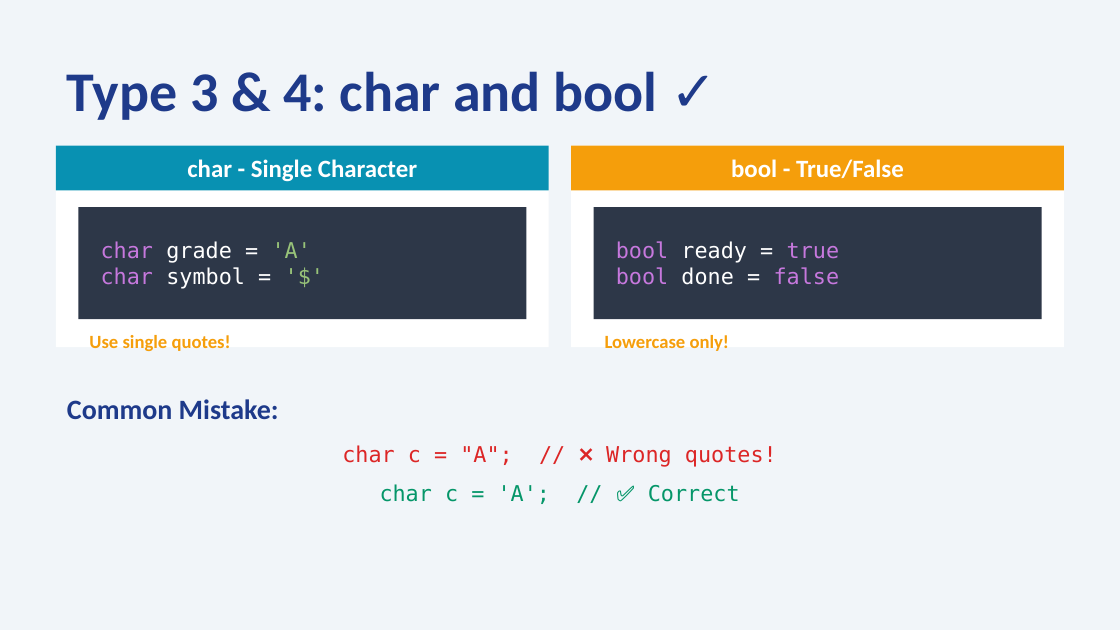
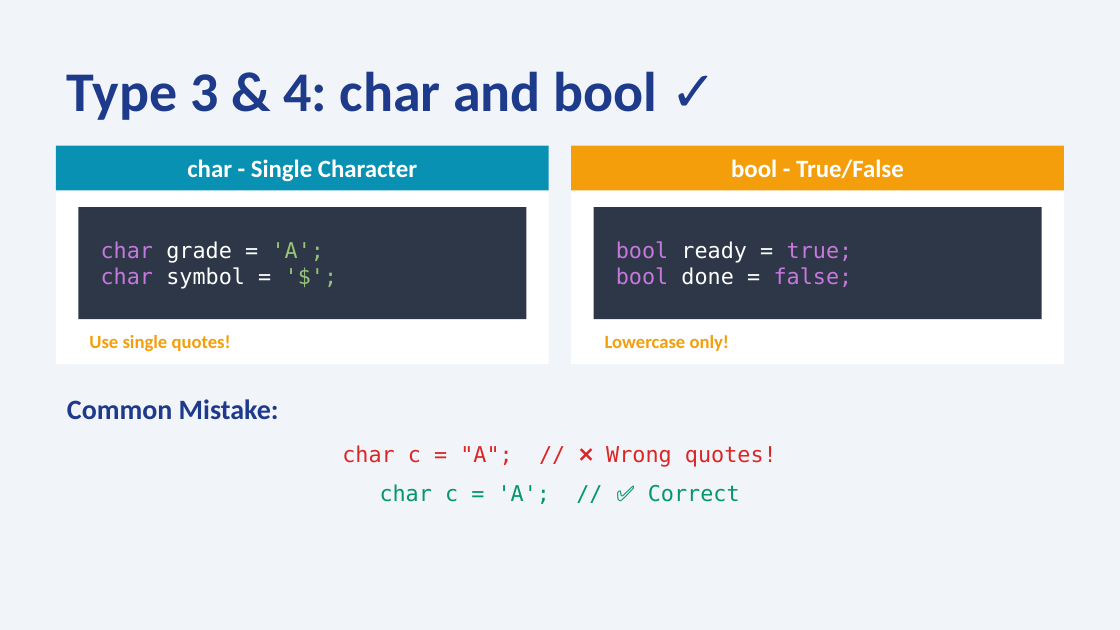
Before and after one commit to fmalazemi/cs143, a slide deck: slide 6 of slides/Lecture2_Variables.pptx. Drawn at 1120x630 pixels with LibreOffice and Linux fonts; fonts in the diff are those of the drawing. Boxes give left, top, right and bottom in pixels: in the first picture for what was removed or moved away, otherwise in the second. Text is boxed around its words. In the diff, an @@ line names an element or a change of style, - is before the commit and + after.

```diff
--- a/slides/Lecture2_Variables.pptx
+++ b/slides/Lecture2_Variables.pptx
@@ rectangle: place and size @@
-rectangle at box(56, 146, 549, 347)
+rectangle at box(56, 146, 549, 364)
@@ rectangle: place and size @@
-rectangle at box(571, 146, 1064, 347)
+rectangle at box(571, 146, 1064, 364)
@@ text at box(101, 241, 324, 289): text changed @@
-char grade = 'A'
-char symbol = '$'
+char grade = 'A';
+char symbol = '$';
@@ text at box(616, 241, 853, 287): text changed @@
-bool ready = true
-bool done = false
+bool ready = true;
+bool done = false;
```
Also in this commit, not shown: 7 other slides changed.
